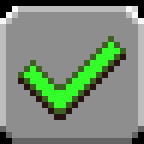
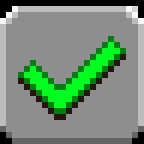
Layer changes from the first w=144, h=144 image to the second:
painted on "Layer 3" over [18, 36, 126, 114]
